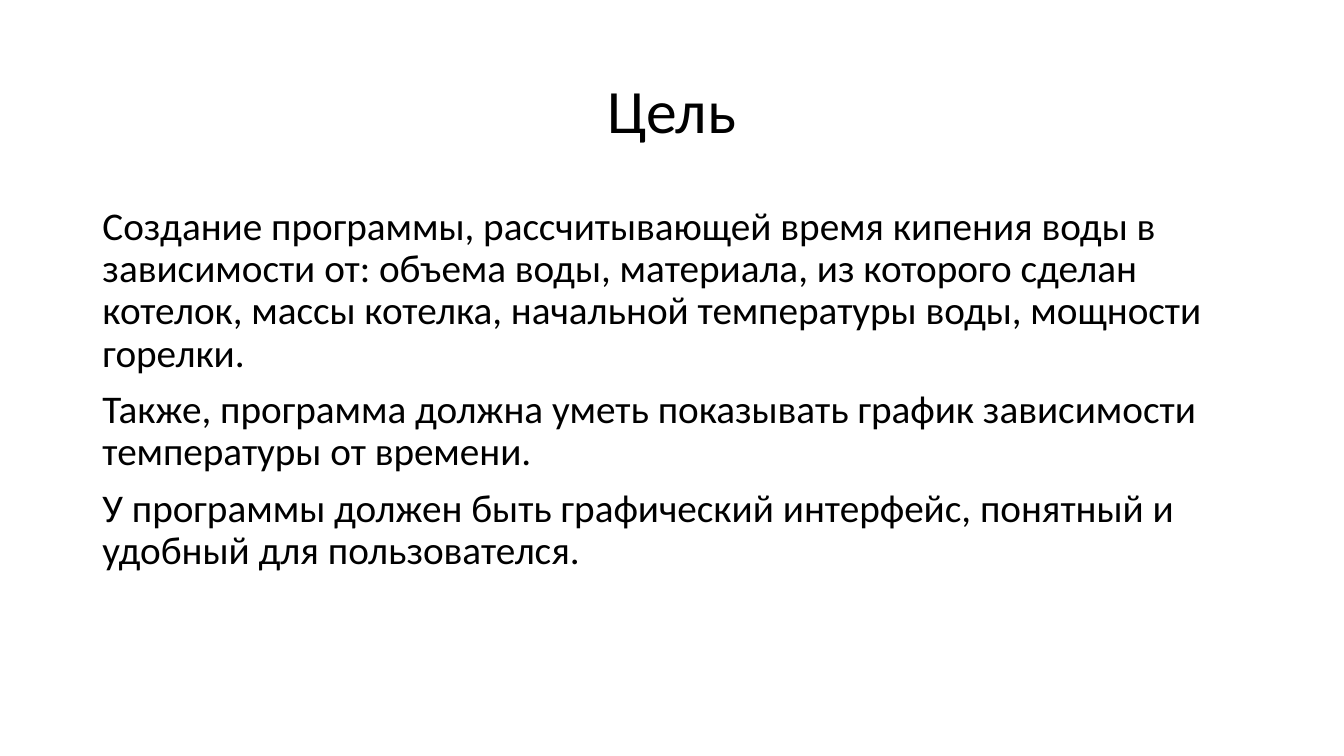
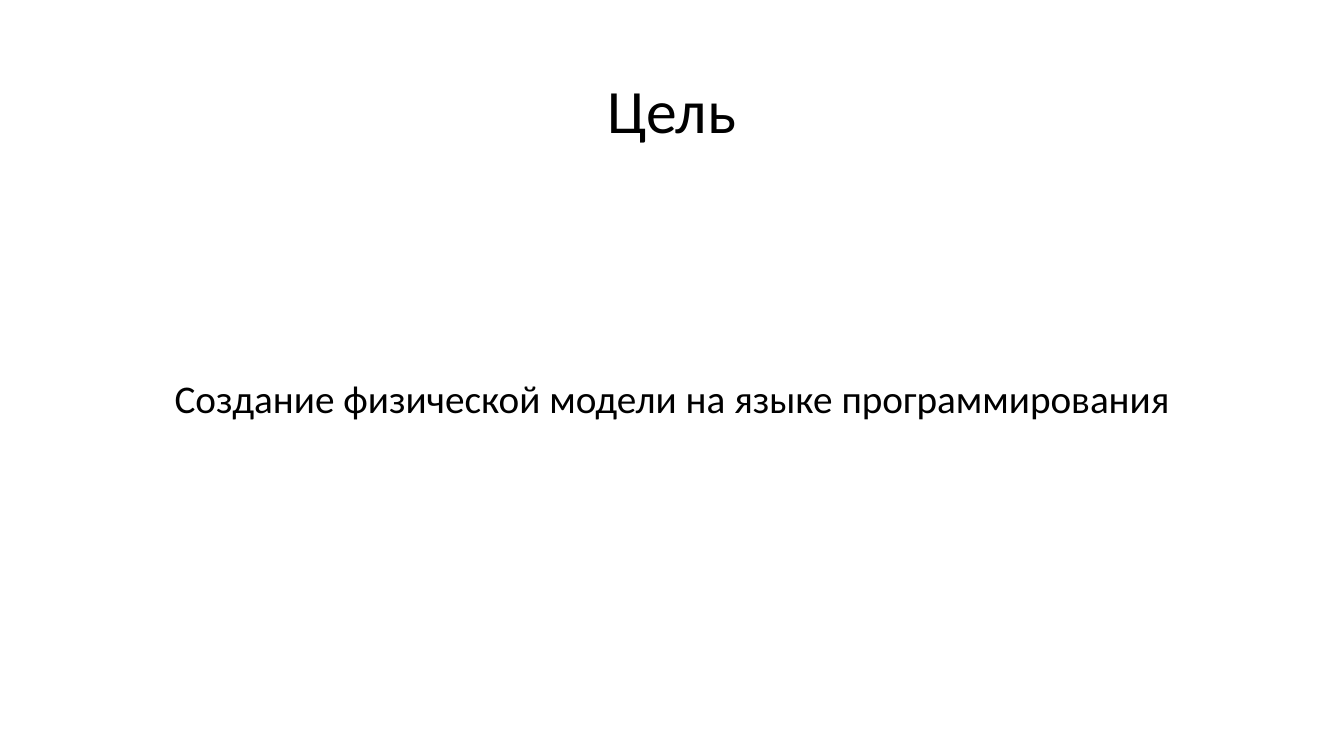
Before and after one commit to cherenuk/modeling, a slide deck: slide 4 of info/Моделирование.pptx. Drawn at 1344x756 pixels with LibreOffice and Linux fonts; fonts in the diff are those of the drawing; background and template pictures are left out. Boxes give left, top, right and bottom in pixels: in the first picture for what was removed or moved away, otherwise in the second. Text is boxed around its words. In the diff, an @@ line names an element or a change of style, - is before the commit and + after.

```diff
--- a/info/Моделирование.pptx
+++ b/info/Моделирование.pptx
@@ text at bbox=[175, 386, 1170, 420]: text changed @@
-Создание программы, рассчитывающей время кипения воды в зависимости от: объема воды, материала, из которого сделан котелок, массы котелка, начальной температуры воды, мощности горелки.
-Также, программа должна уметь показывать график зависимости температуры от времени.
-У программы должен быть графический интерфейс, понятный и удобный для пользователся.
+Создание физической модели на языке программирования
```
Also in this commit, not shown: 1 other slide changed, 1 slide added, 1 other file.
